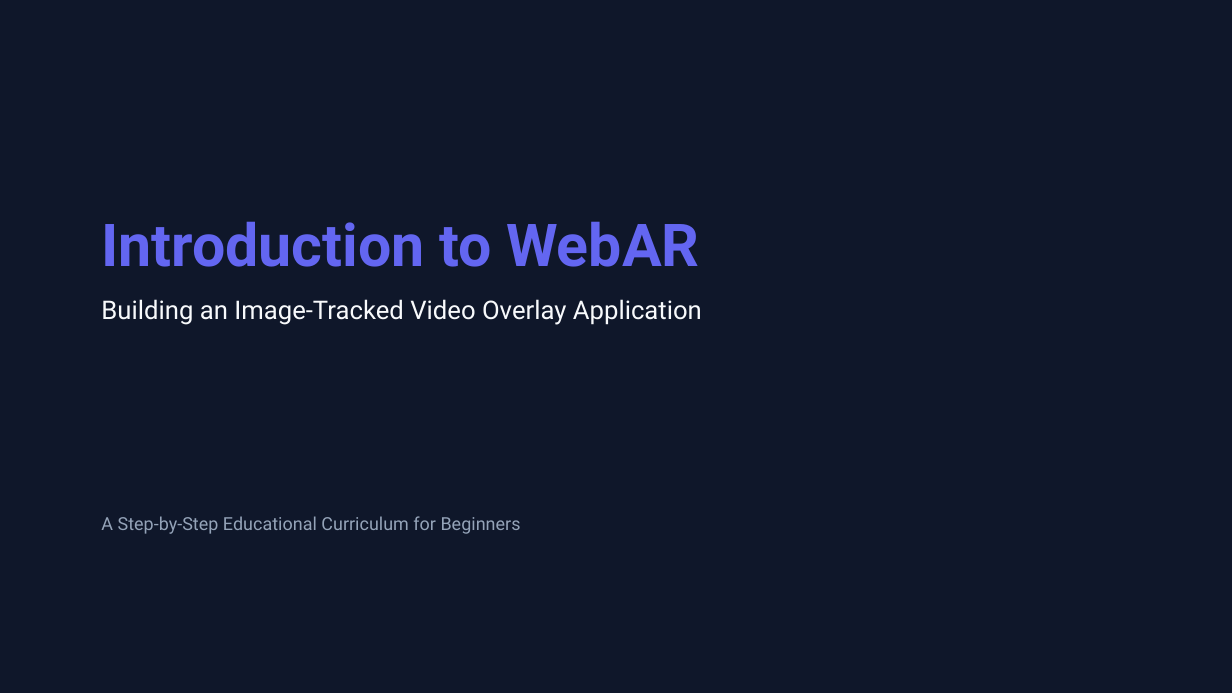
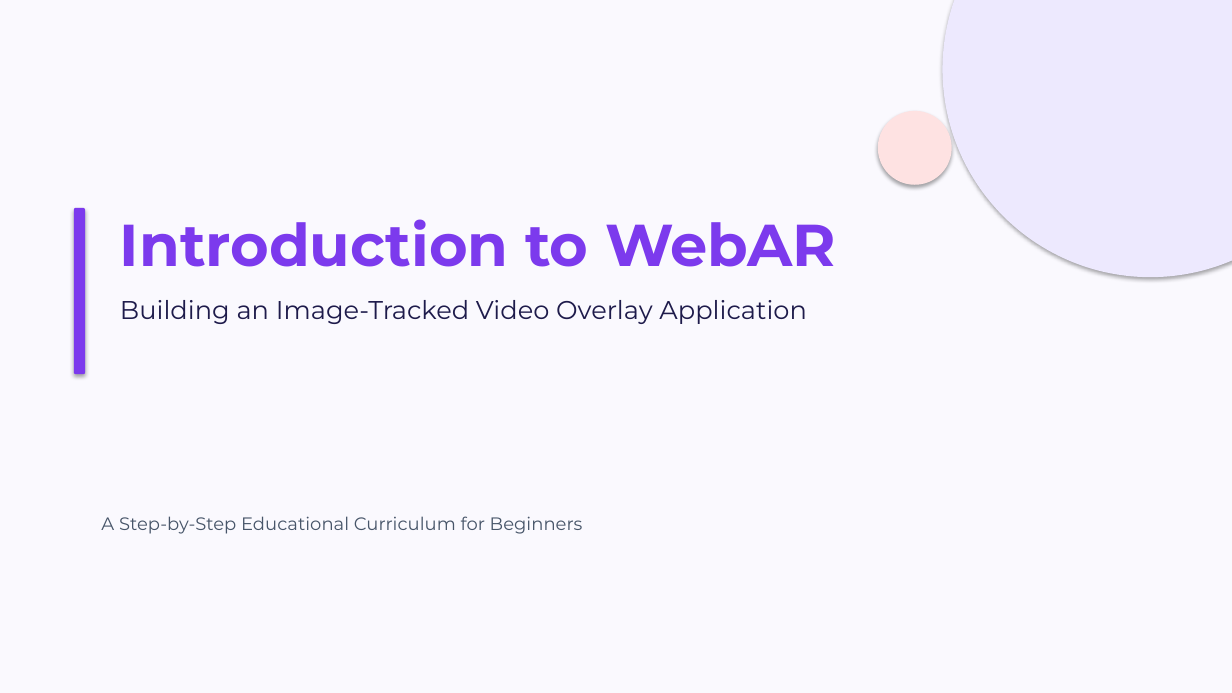
Before and after one commit to Travis-ugo/webar-video, a slide deck: slide 1 of slides.pptx. Drawn at 1232x693 pixels with LibreOffice and Linux fonts; fonts in the diff are those of the drawing. Boxes give left, top, right and bottom in pixels: in the first picture for what was removed or moved away, otherwise in the second. Text is boxed around its words. In the diff, an @@ line names an element or a change of style, - is before the commit and + after.

Commit message:
design: update slides to a playful and fancy light theme with Montserrat typography

```diff
--- a/slides.pptx
+++ b/slides.pptx
@@ background #0F172A to #FAF9FE @@
@@ ellipse added at [943, 0, 1232, 277], fill #EDE9FE @@
@@ ellipse added at [878, 111, 952, 185], fill #FEE2E2 @@
@@ rounded rectangle added at [74, 208, 85, 374], fill #7C3AED @@
@@ text "Introduction to WebAR": place and size @@
-text "Introduction to WebAR" at [101, 221, 702, 325]
+text "Introduction to WebAR" at [120, 219, 836, 324]
@@ text "Introduction to WebAR" at [120, 219, 836, 324]: font Roboto to Montserrat; text colour #6366F1 to #7C3AED in "Introduction to WebAR"; text colour #F8FAFC to #1E1B4B in "Building an Image-Tracked Video Overlay Application" @@
@@ text "A Step-by-Step Educational Curriculum for ..." at [101, 516, 583, 534]: font Roboto to Montserrat, text colour #94A3B8 to #475569 @@
```
Also in this commit, not shown: 10 other slides changed.
